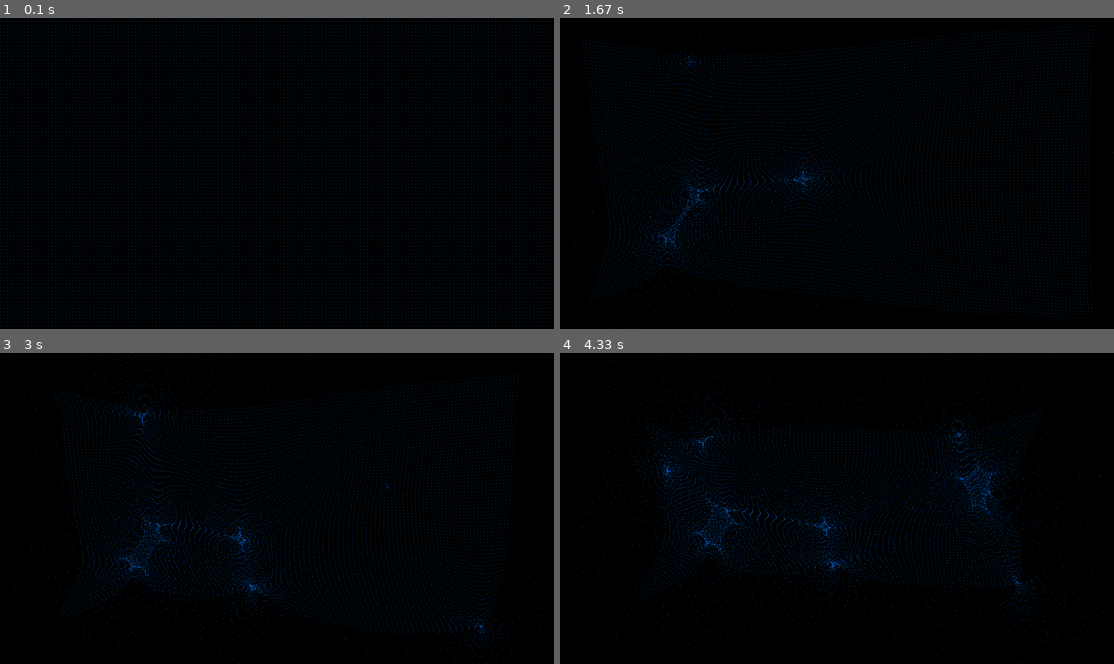
Above: before the commit, frames 1-4 (two rows, left to right).
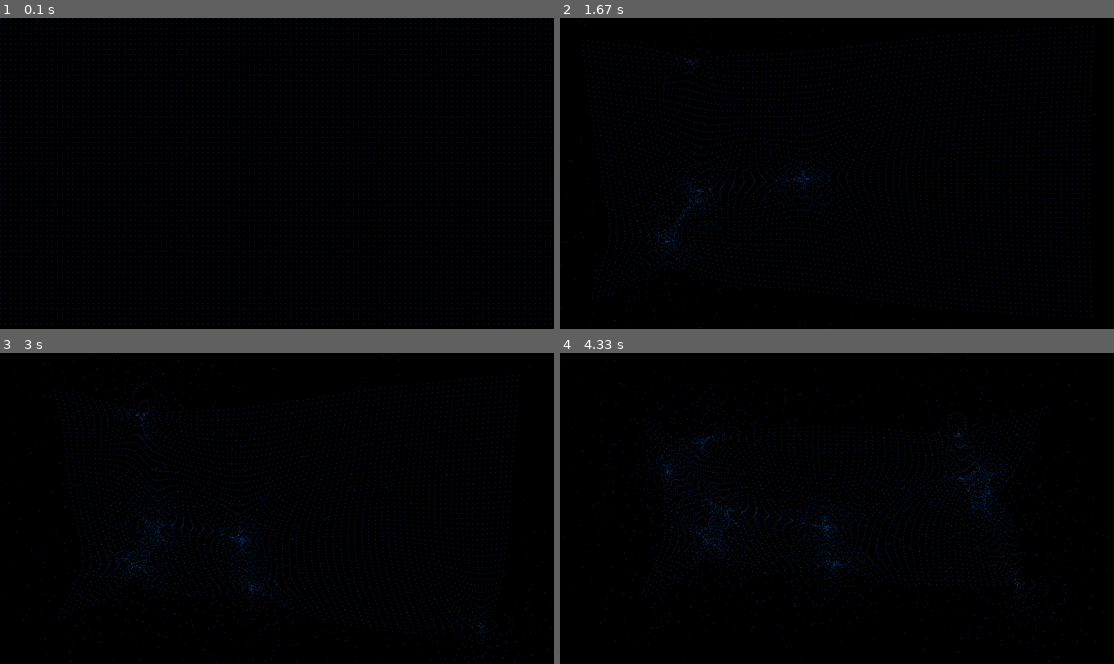
Above: after the commit, the same moments.

Repository: jnccd/sc-workshops
Game: pygame game, started from my-stuff/8particles.py
Same seed, same stepped clock (60 frames per second), same inputs: the game is played once before the commit and once after it.
Inputs (mouse positions are in pixels of both pictures, inside the frame that each line leads up to):
- Up to frame 1 (0.1 s): no input
- Up to frame 2 (1.67 s): click (837, 173) at 0.38 s; click (704, 176) at 0.72 s; click (665, 245) at 1.08 s; click (692, 58) at 1.58 s
- Up to frame 3 (3 s): click (249, 589) at 1.92 s; click (487, 626) at 2.42 s; click (387, 483) at 2.98 s
- Up to frame 4 (4.33 s): click (1008, 502) at 3.32 s; click (665, 468) at 3.75 s; click (958, 430) at 4.15 s

The runs differ from the first frame. In frame 1, 6.5% of the frame differs, in the area x 0-100%, y 0-100%; in frame 2, 6.2%; in frame 3, 6.1%; in frame 4, 5.8%.

Commit message:
Update particle settings for inst-pcs

Diff:
--- a/my-stuff/8particles.py
+++ b/my-stuff/8particles.py
@@ -30,8 +30,8 @@
             self.vel -= diff * (200 / (diff*diff))
 
 particles = []
-for x in range(0, screen.get_width(), 8):
-    for y in range(0, screen.get_height(), 8):
+for x in range(0, screen.get_width(), 12):
+    for y in range(0, screen.get_height(), 12):
         particles.append(Particle(x, y))
 
 while True:
